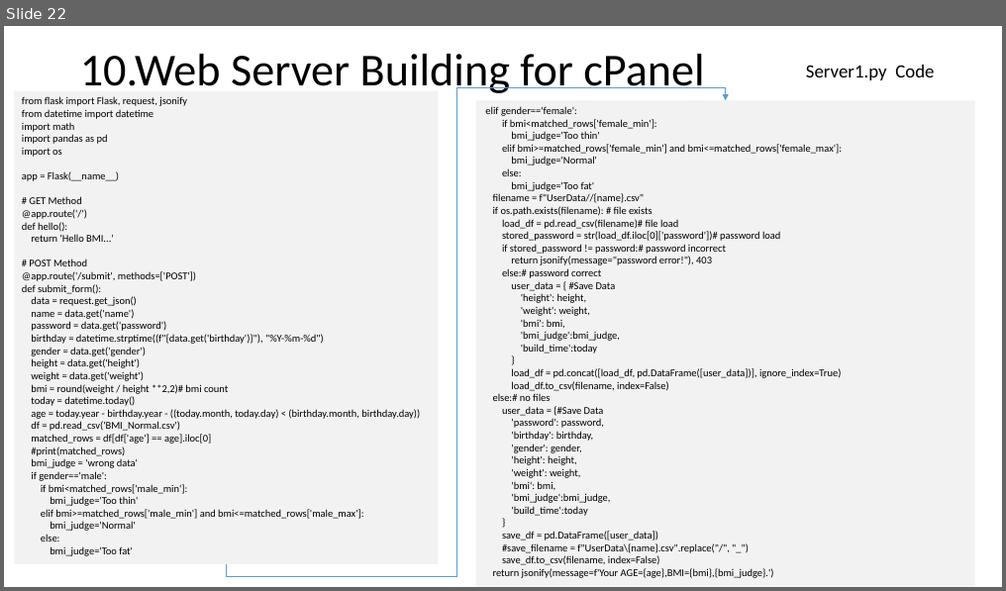
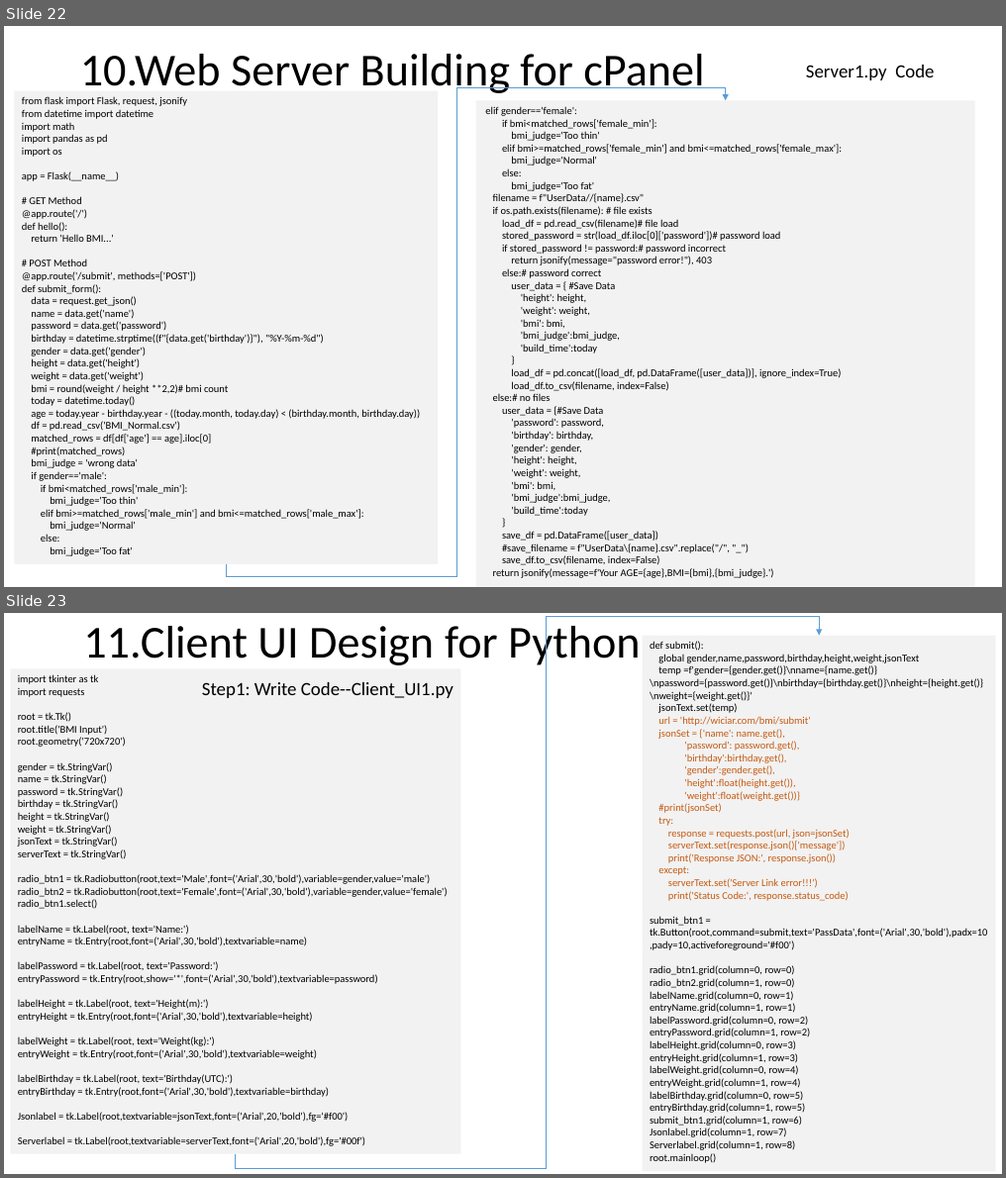
Before and after one commit to Chen-Wi-Ki/FlaskServerTeach, a slide deck: PythonFlask/Teach.pptx. Shown one above the other, each under a label of ours: slide 22 before the commit, slides 22 and 23 after it. The pictures are 1006x591 and 1006x1178 pixels, drawn with LibreOffice and Linux fonts; fonts in the diff are those of the drawing. Boxes give left, top, right and bottom in pixels: in the first picture for what was removed or moved away, otherwise in the second. Text is boxed around its words. In the diff, an @@ line names an element or a change of style, - is before the commit and + after.

Commit message:
Client_UI1 Teach for python

```diff
--- a/PythonFlask/Teach.pptx
+++ b/PythonFlask/Teach.pptx
@@ slide 23 added at (x1=4, y1=613, x2=1002, y2=1174), background #FFFFFF @@
@@ title added at (x1=83, y1=620, x2=640, y2=669), 44 pt, text #000000 @@
+11.Client UI Design for Python
@@ elbow arrow added from (236, 1155) to (819, 636), #5B9BD5 0.5 pt @@
@@ rectangle added at (x1=643, y1=636, x2=996, y2=1172), fill #F2F2F2, 10 pt, text #000000 @@
+def submit():
+global gender,name,password,birthday,height,weight,jsonText
+temp =f'gender={gender.get()}\nname={name.get()}\npassword={password.get()}\nbirthday={birthday.get()}\nheight={height.get()}\nweight={weight.get()}'
+jsonText.set(temp)
+url = 'http://wiciar.com/bmi/submit'
+jsonSet = {'name': name.get(),
+'password': password.get(),
+'birthday':birthday.get(),
+'gender':gender.get(),
+'height':float(height.get()),
+'weight':float(weight.get())}
+#print(jsonSet)
+try:
+response = requests.post(url, json=jsonSet)
+serverText.set(response.json()['message'])
+print('Response JSON:', response.json())
+except:
+serverText.set('Server Link error!!!')
+print('Status Code:', response.status_code)
+submit_btn1 = tk.Button(root,command=submit,text='PassData',font=('Arial',30,'bold'),padx=10,pady=10,activeforeground='#f00')
+radio_btn1.grid(column=0, row=0)
+radio_btn2.grid(column=1, row=0)
+labelName.grid(column=0, row=1)
+entryName.grid(column=1, row=1)
+labelPassword.grid(column=0, row=2)
+entryPassword.grid(column=1, row=2)
+labelHeight.grid(column=0, row=3)
+entryHeight.grid(column=1, row=3)
+labelWeight.grid(column=0, row=4)
+entryWeight.grid(column=1, row=4)
+labelBirthday.grid(column=0, row=5)
+entryBirthday.grid(column=1, row=5)
+submit_btn1.grid(column=1, row=6)
+Jsonlabel.grid(column=1, row=7)
+Serverlabel.grid(column=1, row=8)
+root.mainloop()
@@ rectangle added at (x1=10, y1=669, x2=460, y2=1155), fill #F2F2F2, 10 pt, text #000000 @@
+import tkinter as tk
+import requests
+root = tk.Tk()
+root.title('BMI Input')
+root.geometry('720x720')
+gender = tk.StringVar()
+name = tk.StringVar()
+password = tk.StringVar()
+birthday = tk.StringVar()
+height = tk.StringVar()
+weight = tk.StringVar()
+jsonText = tk.StringVar()
+serverText = tk.StringVar()
+radio_btn1 = tk.Radiobutton(root,text='Male',font=('Arial',30,'bold'),variable=gender,value='male')
+radio_btn2 = tk.Radiobutton(root,text='Female',font=('Arial',30,'bold'),variable=gender,value='female')
+radio_btn1.select()
+labelName = tk.Label(root, text='Name:')
+entryName = tk.Entry(root,font=('Arial',30,'bold'),textvariable=name)
+labelPassword = tk.Label(root, text='Password:')
+entryPassword = tk.Entry(root,show='*',font=('Arial',30,'bold'),textvariable=password)
+labelHeight = tk.Label(root, text='Height(m):')
+entryHeight = tk.Entry(root,font=('Arial',30,'bold'),textvariable=height)
+labelWeight = tk.Label(root, text='Weight(kg):')
+entryWeight = tk.Entry(root,font=('Arial',30,'bold'),textvariable=weight)
+labelBirthday = tk.Label(root, text='Birthday(UTC):')
+entryBirthday = tk.Entry(root,font=('Arial',30,'bold'),textvariable=birthday)
+Jsonlabel = tk.Label(root,textvariable=jsonText,font=('Arial',20,'bold'),fg='#f00')
+Serverlabel = tk.Label(root,textvariable=serverText,font=('Arial',20,'bold'),fg='#00f')
@@ text added at (x1=202, y1=682, x2=453, y2=698), 18 pt, text #000000 @@
+Step1: Write Code--Client_UI1.py
```
Also in this commit, not shown: 1 other slide added, 2 other files.
